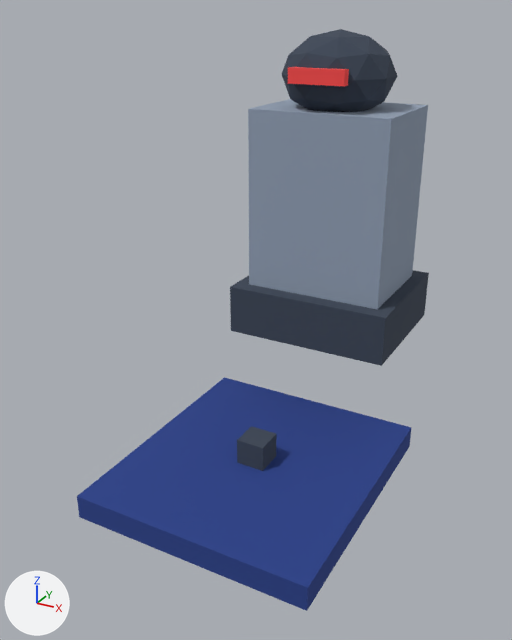
The FBX model Assets/Trickshot/Resources/Models/robot_armored.fbx, before and after one commit.
The view is the same before and after, from a 50 mm lens placed at (1.19, -2.86, 1.41), pointed at (-0.07, -0.56, 0.27). The axes (+X, +Y, +Z) are drawn at lower left. The lights are the same throughout. The picture after the commit comes second.

The first picture shows 'Body', 'Shield'.
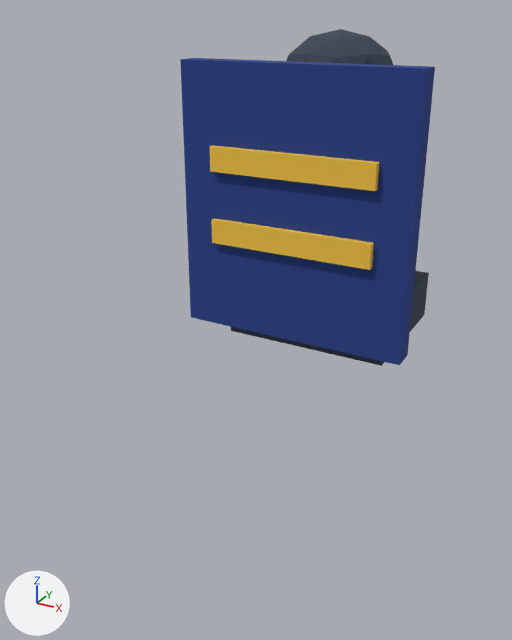
Changed parts and their boxes (x1, y1, x2, y2) in the pictures (512 x 640 px):
'Shield', moved, turned: before (77, 377, 412, 611); after (180, 58, 435, 365)
'Body', unchanged, covered by the edit: before (230, 29, 429, 366); after (231, 29, 429, 366)

Edits to the bpy script that builds the scene:
```text
Change ob_shield:
    ob_shield.rotation_euler: (1.571, 0.0, 0.0) -> (0.0, 0.0, 0.0)  # degrees (90, 0, 0) -> degrees (0, 0, 0)
    ob_shield.location: (0.0, -0.3, 0.68) -> (0.0, 0.68, 0.3)
```
